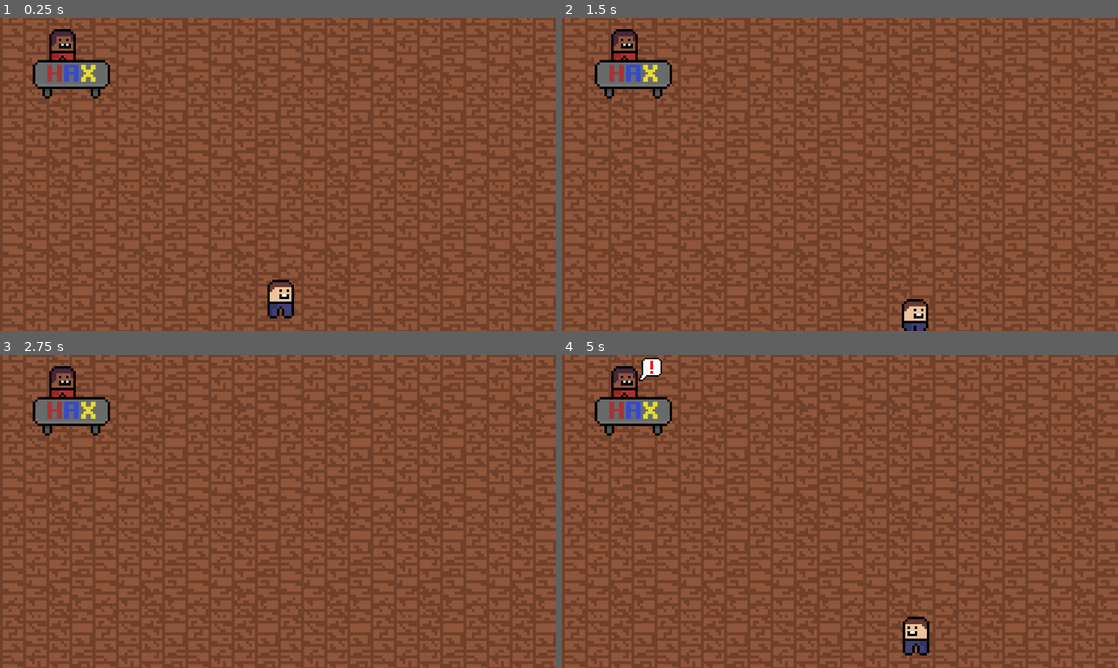
Above: before the commit, frames 1-4 (two rows, left to right).
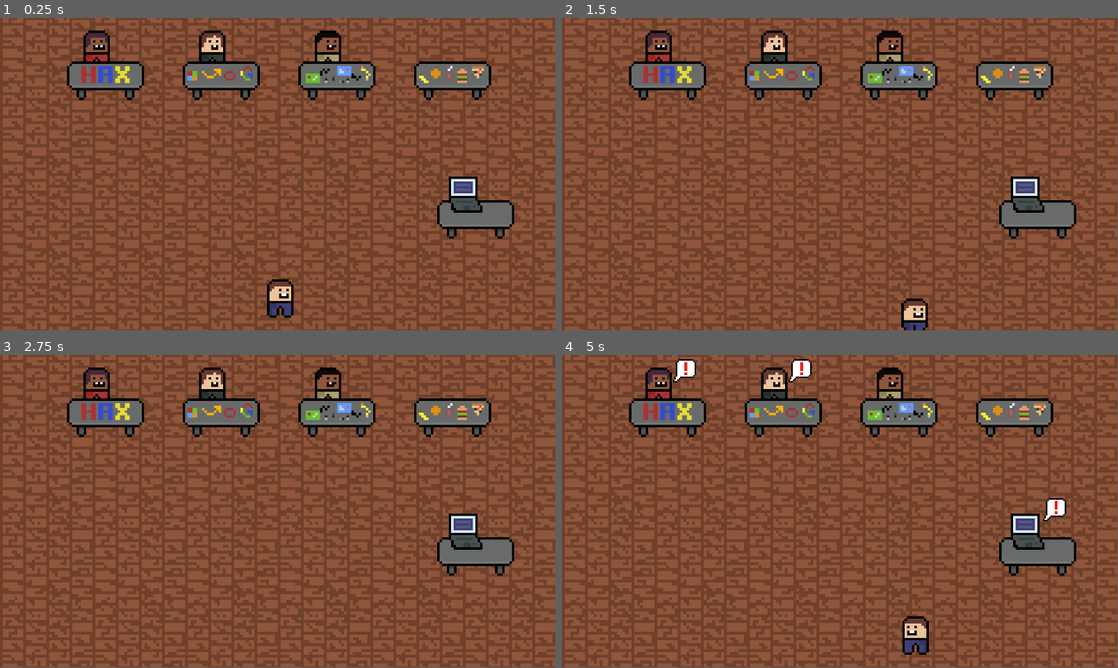
Above: after the commit, the same moments.

Repository: yuwex/bitcamp2025
Game: Godot game, scene res://scenes/game/main.tscn
Same seed, same stepped clock (60 frames per second), same inputs: the game is played once before the commit and once after it. This scene is started directly instead of the project's main scene.
Inputs:
- Up to frame 1 (0.25 s): no input
- Up to frame 2 (1.5 s): tap Enter at 0.5 s; hold D (right) 0.53-1.28 s; hold Space (interact) 0.53-1.28 s; hold S (down) from 1.28 s (still down); tap Space (interact) at 1.35 s
- Up to frame 3 (2.75 s): release S (down) at 2.03 s; hold D (right) from 2.03 s (still down); hold Shift (sprint) from 2.03 s (still down); tap Space (interact) at 2.3 s
- Up to frame 4 (5 s): tap Space (interact) at 2.75, 2.85, 4.55 s; release D (right) at 2.78 s; release Shift (sprint) at 2.78 s; hold W (up) 2.78-3.53 s; hold Space (interact) 3.53-4.28 s; hold A (left) from 3.53 s (still down); tap Shift (sprint) at 4.35 s
The window is 800x450 before the commit and 799x449 after it. Grey fills any space a smaller window leaves; there, only what the larger window draws over its background counts as a difference.

The runs differ from the first frame. In frame 1, 12% of the frame differs, in the area x 0-100%, y 0-100%; in frame 2, 12%; in frame 3, 12%; in frame 4, 13%.

Commit message:
dynamic stations

Diff:
--- a/project.godot
+++ b/project.godot
@@ -18,10 +18,6 @@
 [autoload]
 
 GlobalSignals="*res://scenes/gamelogic/global_signals.gd"
-
-[display]
-
-window/stretch/mode="viewport"
 
 [input]
 
@@ -49,18 +45,14 @@
 , Object(InputEventKey,"resource_local_to_scene":false,"resource_name":"","device":-1,"window_id":0,"alt_pressed":false …(186 unchanged characters)…
 ]
 }
+interact={
+"deadzone": 0.2,
+"events": [Object(InputEventKey,"resource_local_to_scene":false,"resource_name":"","device":-1,"window_id":0,"alt_pressed":false,"shift_pressed":false,"ctrl_pressed":false,"meta_pressed":false,"pressed":false,"keycode":0,"physical_keycode":32,"key_label":0,"unicode":32,"location":0,"echo":false,"script":null)
+]
+}
 sprint={
 "deadzone": 0.2,
 "events": [Object(InputEventKey,"resource_local_to_scene":false,"resource_name":"","device":-1,"window_id":0,"alt_press …(195 unchanged characters)…
-]
-}
-left-click={
-"deadzone": 0.2,
-"events": []
-}
-interact={
-"deadzone": 0.2,
-"events": [Object(InputEventKey,"resource_local_to_scene":false,"resource_name":"","device":-1,"window_id":0,"alt_pressed":false,"shift_pressed":false,"ctrl_pressed":false,"meta_pressed":false,"pressed":false,"keycode":0,"physical_keycode":32,"key_label":0,"unicode":32,"location":0,"echo":false,"script":null)
 ]
 }
 
--- a/scenes/game/main.tscn
+++ b/scenes/game/main.tscn
@@ -1,9 +1,11 @@
-[gd_scene load_steps=5 format=3 uid="uid://vnap5f26wrsa"]
+[gd_scene load_steps=7 format=3 uid="uid://cbtahsxpm84bl"]
 
 [ext_resource type="Script" uid="uid://cm4j5evwdkqlr" path="res://scenes/game/main.gd" id="1_h2yge"]
 [ext_resource type="Texture2D" uid="uid://dygs6yuvflrfx" path="res://assets/environment.png" id="2_oekm8"]
 [ext_resource type="PackedScene" uid="uid://c2ct3ib0mfngc" path="res://scenes/player/player.tscn" id="3_yd8kv"]
+[ext_resource type="Texture2D" uid="uid://iobqk5loxvgn" path="res://assets/janeHackaThon.png" id="4_iba00"]
 [ext_resource type="PackedScene" uid="uid://c1pitfqy7hf6s" path="res://scenes/station/station.tscn" id="4_uaf1y"]
+[ext_resource type="Texture2D" uid="uid://d0lu073124ni6" path="res://assets/joeThonaHack.png" id="5_j7lav"]
 
 [node name="Main" type="Node2D"]
 script = ExtResource("1_h2yge")
@@ -202,8 +204,27 @@
 region_enabled = true
 region_rect = Rect2(0, 0, 32, 32)
 
-[node name="Station" parent="." instance=ExtResource("4_uaf1y")]
-position = Vector2(-391, -200)
+[node name="WorkshopStation" parent="." instance=ExtResource("4_uaf1y")]
+position = Vector2(-320, -197)
+station_type = 4
+
+[node name="SponsorStation" parent="." instance=ExtResource("4_uaf1y")]
+position = Vector2(-80, -197)
+station_type = 1
+npc_texture = ExtResource("4_iba00")
+
+[node name="HardwareStation" parent="." instance=ExtResource("4_uaf1y")]
+position = Vector2(160, -197)
+station_type = 3
+npc_texture = ExtResource("5_j7lav")
+
+[node name="FoodStation" parent="." instance=ExtResource("4_uaf1y")]
+position = Vector2(400, -197)
+station_type = 2
+
+[node name="HackingStation" parent="." instance=ExtResource("4_uaf1y")]
+position = Vector2(448, 91)
+npc_texture = ExtResource("2_oekm8")
 
 [node name="Player" parent="." instance=ExtResource("3_yd8kv")]
 position = Vector2(324, 484)
--- a/scenes/station/station.gd
+++ b/scenes/station/station.gd
@@ -1,14 +1,42 @@
 extends Node2D
 
 @export var station_type : Event.Station
+@export var npc_texture : Texture
 
 @onready var notification = $Notification
 @onready var interact = $Table/Radius
+
+@onready var table_sprite = $TableSprite
+@onready var npc_sprite = $NPCSprite
 
 func _ready():
 	GlobalSignals.connect("start_events", _on_start_events)
 	GlobalSignals.connect("events_ignored", _on_events_ignored)
 	notification.visible = false
+
+	table_sprite.region_enabled = true
+
+	if station_type == Event.Station.WORKSHOP:
+		table_sprite.region_rect = Rect2(0, 32, 32, 16)
+	elif station_type == Event.Station.SPONSOR:
+		table_sprite.region_rect = Rect2(0, 48, 32, 16)
+		npc_sprite.texture = npc_texture
+	elif station_type == Event.Station.FOOD:
+		table_sprite.region_rect = Rect2(0, 64, 32, 16)
+		npc_sprite.visible = false
+	elif station_type == Event.Station.HARDWARE:
+		table_sprite.region_rect = Rect2(32, 32, 32, 16)
+		npc_sprite.texture = npc_texture
+	elif station_type == Event.Station.HACKING:
+		table_sprite.region_rect = Rect2(32, 48, 32, 16)
+		npc_sprite.texture = npc_texture
+		npc_sprite.region_rect = Rect2(32, 16, 16, 16)
+		npc_sprite.position = Vector2(npc_sprite.position[0] - 5, npc_sprite.position[1] + 10)
+		npc_sprite.z_index += 1
+
+
+
+
 
 func _on_start_events(events: Array[Event]):
 	for event in events:
--- a/scenes/station/station.tscn
+++ b/scenes/station/station.tscn
@@ -15,6 +15,7 @@
 script = ExtResource("1_5a57x")
 
 [node name="NPCSprite" type="Sprite2D" parent="."]
+y_sort_enabled = true
 texture_filter = 1
 position = Vector2(523, 263)
 scale = Vector2(5, 5)
@@ -44,6 +45,7 @@
 shape = SubResource("CircleShape2D_2tl6a")
 
 [node name="TableSprite" type="Sprite2D" parent="."]
+y_sort_enabled = true
 texture_filter = 1
 position = Vector2(539, 327)
 scale = Vector2(5, 5)
